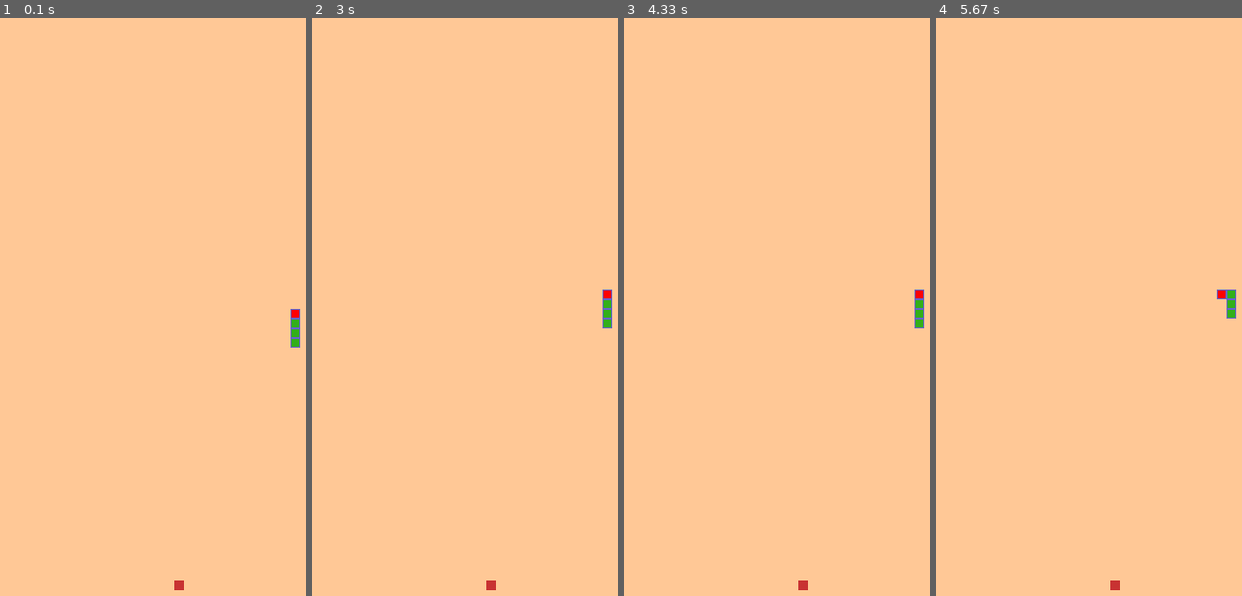
Above: before the commit, frames 1-4 (left to right).
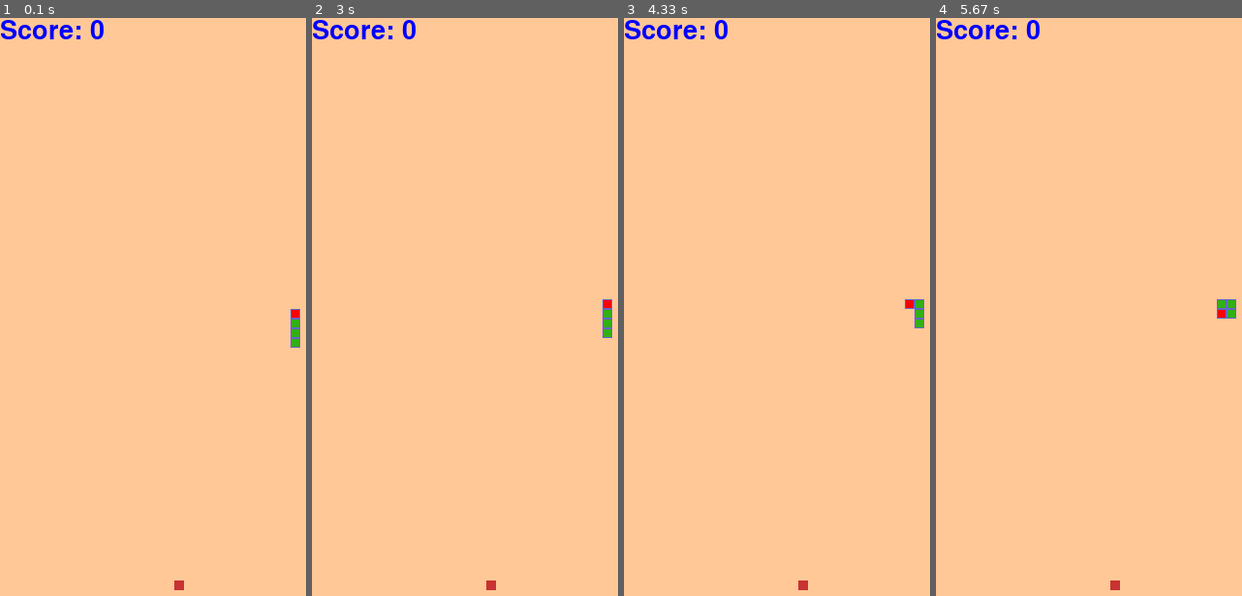
Above: after the commit, the same moments.

Repository: Robles4/Sean-The-Great
Game: pygame game, started from Week 12 Lab/Pygame.py
Two runs of this game, one before a commit and one after it. Both use one fixed random seed, a clock stepped at 60 frames per second and the inputs below.
Inputs:
- Up to frame 1 (0.1 s): no input
- Up to frame 2 (3 s): tap Enter at 0.33 s; hold Up 1.17-1.63 s
- Up to frame 3 (4.33 s): hold Left 3.23-3.7 s
- Up to frame 4 (5.67 s): hold Down 4.8-5.17 s

The runs differ from the first frame. In frame 1, 0.5% of the frame differs, in the area x 0-34%, y 0-4%; in frame 2, 0.6%; in frame 3, 0.6%; in frame 4, 0.7%, in the area x 0-99%, y 0-53%.

Commit message:
added pygame

Diff:
--- a/Week 12 Lab/Pygame.py
+++ b/Week 12 Lab/Pygame.py
@@ -1,38 +1,45 @@
-# import modules
 import pygame
+from pygame.locals import *
 import random
 
 pygame.init()
 
-# create blank game window
-screen_width: int = 600
+screen_width = 600
 screen_height = 600
 
-# create game window
 screen = pygame.display.set_mode((screen_width, screen_height))
 pygame.display.set_caption('Snake')
 
+# define font
+font = pygame.font.SysFont(None, 40)
+
+# set up a rectangle for "Play Again" Option
+again_rect = Rect(screen_width // 2 - 80, screen_height // 2, 160, 50)
+
+# define snake variables
+snake_pos = [[int(screen_width / 2), int(screen_height / 2)]]
+snake_pos.append([300, 310])
+snake_pos.append([300, 320])
+snake_pos.append([300, 330])
+direction = 1  # 1 is up, 2 is right, 3 is down, 4 is left
+
 # define game variables
 cell_size = 10
-direction = 1  # 1 is up, 2 is right, 3 is down, 4 is left
 update_snake = 0
 food = [0, 0]
 new_food = True
 new_piece = [0, 0]
-
-# create snake
-snake_pos = [[int(screen_width / 2), int(screen_height / 2)],
-             [int(screen_width / 2), int(screen_height / 2) + cell_size],
-             [int(screen_width / 2), int(screen_height / 2) + cell_size * 2],
-             [int(screen_width / 2), int(screen_height / 2) + cell_size * 3]]
+game_over = False
+clicked = False
+score = 0
 
 # define colors
 bg = (255, 200, 150)
 body_inner = (50, 175, 25)
 body_outer = (100, 100, 200)
 food_col = (200, 50, 50)
+blue = (0, 0, 255)
 red = (255, 0, 0)
-score = 0
 
 
 def draw_screen():
@@ -40,20 +47,48 @@
 
 
 def draw_score():
-    'score: ' + str(score)
+    score_txt = 'Score: ' + str(score)
+    score_img = font.render(score_txt, True, blue)
+    screen.blit(score_img, (0, 0))
 
 
-# setup loop with exit event handler
+def check_game_over(game_over):
+    # first check is to see if the snake has eaten itself by checking if the head has clashed with the rest of the body
+    head_count = 0
+    for x in snake_pos:
+        if snake_pos[0] == x and head_count > 0:
+            game_over = True
+        head_count += 1
+
+    # second check is to see if the snake has gone out of bounds
+    if snake_pos[0][0] < 0 or snake_pos[0][0] > screen_width or snake_pos[0][1] < 0 or snake_pos[0][1] > screen_height:
+        game_over = True
+
+    return game_over
+
+
+def draw_game_over():
+    over_text = "Game Over!"
+    over_img = font.render(over_text, True, blue)
+    pygame.draw.rect(screen, red, (screen_width // 2 - 80, screen_height // 2 - 60, 160, 50))
+    screen.blit(over_img, (screen_width // 2 - 80, screen_height // 2 - 50))
+
+    again_text = 'Play Again?'
+    again_img = font.render(again_text, True, blue)
+    pygame.draw.rect(screen, red, again_rect)
+    screen.blit(again_img, (screen_width // 2 - 80, screen_height // 2 + 10))
+
+
 run = True
 while run:
 
     draw_screen()
+    draw_score()
 
-    # iterate through  events
     for event in pygame.event.get():
         if event.type == pygame.QUIT:
             run = False
-        elif event.type == pygame.KEYDOWN:
+        if event.type == pygame.KEYDOWN:
             if event.key == pygame.K_UP and direction != 3:
                 direction = 1
             if event.key == pygame.K_RIGHT and direction != 4:
@@ -63,11 +98,11 @@
             if event.key == pygame.K_LEFT and direction != 2:
                 direction = 4
 
-        # create food
-        if new_food:
-            new_food = False
-            food[0] = cell_size * random.randint(0, (screen_width // cell_size) - 1)
-            food[1] = cell_size * random.randint(0, (screen_height // cell_size) - 1)
+    # create food
+    if new_food:
+        new_food = False
+        food[0] = cell_size * random.randint(0, (screen_width // cell_size) - 1)
+        food[1] = cell_size * random.randint(0, (screen_height // cell_size) - 1)
 
     # draw food
     pygame.draw.rect(screen, food_col, (food[0], food[1], cell_size, cell_size))
@@ -77,55 +112,83 @@
         new_food = True
         # create a new piece at the last point of the snake's tail
         new_piece = list(snake_pos[-1])
+        # add an extra piece to the snake
         if direction == 1:
             new_piece[1] += cell_size
+        # heading down
+        if direction == 3:
+            new_piece[1] -= cell_size
+        # heading right
         if direction == 2:
-            new_piece[1] -= cell_size
-        if direction == 3:
             new_piece[0] -= cell_size
+        # heading left
         if direction == 4:
             new_piece[0] += cell_size
 
-        # attached new piece to the end of the snake
+        # attach new piece to the end of the snake
         snake_pos.append(new_piece)
 
         # increase score
         score += 1
 
-    if update_snake > 90:
-        update_snake = 0
-        snake_pos = snake_pos[-1:] + snake_pos[:-1]
-        # heading up
-        if direction == 1:
-            snake_pos[0][0] = snake_pos[1][0]
-            snake_pos[0][1] = snake_pos[1][1] - cell_size
-        if direction == 3:
-            snake_pos[0][0] = snake_pos[1][0]
-            snake_pos[0][1] = snake_pos[1][1] + cell_size
-        if direction == 2:
-            snake_pos[0][1] = snake_pos[1][1]
-            snake_pos[0][0] = snake_pos[1][0] + cell_size
-        if direction == 4:
-            snake_pos[0][1] = snake_pos[1][1]
-            snake_pos[0][0] = snake_pos[1][0] - cell_size
+    if not game_over:
+        # update snake
+        if update_snake > 99:
+            update_snake = 0
+            # first shift the positions of each snake piece back.
+            snake_pos = snake_pos[-1:] + snake_pos[:-1]
+            # now update the position of the head based on direction
+            # heading up
+            if direction == 1:
+                snake_pos[0][0] = snake_pos[1][0]
+                snake_pos[0][1] = snake_pos[1][1] - cell_size
+            # heading down
+            if direction == 3:
+                snake_pos[0][0] = snake_pos[1][0]
+                snake_pos[0][1] = snake_pos[1][1] + cell_size
+            # heading right
+            if direction == 2:
+                snake_pos[0][1] = snake_pos[1][1]
+                snake_pos[0][0] = snake_pos[1][0] + cell_size
+            # heading left
+            if direction == 4:
+                snake_pos[0][1] = snake_pos[1][1]
+                snake_pos[0][0] = snake_pos[1][0] - cell_size
+            game_over = check_game_over(game_over)
 
-    # draw snake
+    if game_over == True:
+        draw_game_over()
+        if event.type == pygame.MOUSEBUTTONDOWN and clicked == False:
+            clicked = True
+        if event.type == pygame.MOUSEBUTTONUP and clicked == True:
+            clicked = False
+            # reset variables
+            game_over = False
+            update_snake = 0
+            food = [0, 0]
+            new_food = True
+            new_piece = [0, 0]
+            # define snake variables
+            snake_pos = [[int(screen_width / 2), int(screen_height / 2)]]
+            snake_pos.append([300, 310])
+            snake_pos.append([300, 320])
+            snake_pos.append([300, 330])
+            direction = 1  # 1 is up, 2 is right, 3 is down, 4 is left
+            score = 0
+
     head = 1
     for x in snake_pos:
+
         if head == 0:
             pygame.draw.rect(screen, body_outer, (x[0], x[1], cell_size, cell_size))
             pygame.draw.rect(screen, body_inner, (x[0] + 1, x[1] + 1, cell_size - 2, cell_size - 2))
         if head == 1:
             pygame.draw.rect(screen, body_outer, (x[0], x[1], cell_size, cell_size))
-            pygame.draw.rect(screen, red, (x[0] + 1, x[1] + 1, cell_size - 2, cell_size - 2))
+            pygame.draw.rect(screen, (255, 0, 0), (x[0] + 1, x[1] + 1, cell_size - 2, cell_size - 2))
             head = 0
 
-    # update the display
     pygame.display.update()
 
     update_snake += 1
 
-# end game
 pygame.quit()
-
-# create a snake and set up the snake list
